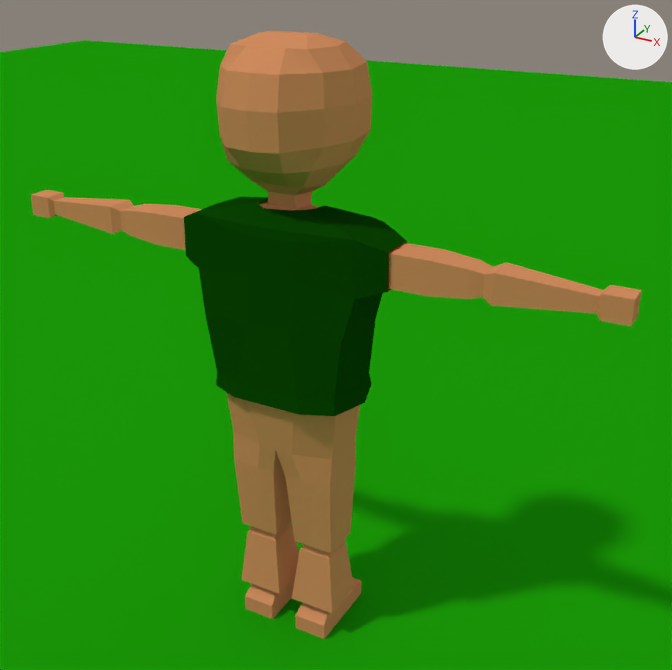
Two versions of the Blender file player.blend, one commit apart.
Before and after are seen from a camera (50 mm lens) standing at (7.5, -12.37, 11.93) and looking at (0.52, 0.33, 5.58). Lighting does not change. The marker at upper right points along +X, +Y and +Z.

In view in the first picture: 'Plane', 'Shirt', 'model_player_v4'.
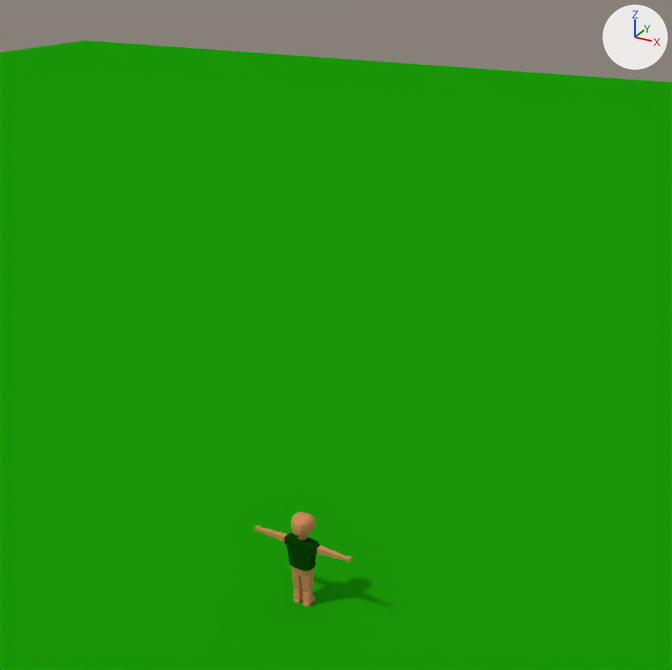
Commit message: Fix player scale

Changed parts and their boxes [x1, y1, x2, y2] in the pictures (672 x 670 px):
'model_player_v4', rescaled (84% narrower, 84% shorter)
    before: [31, 31, 642, 639]
    after: [255, 512, 351, 607]
'Shirt', moved, rescaled (83% narrower, 82% shorter)
    before: [184, 197, 407, 416]
    after: [284, 533, 320, 571]

The change in detail:
Object 'model_player_v4' (ob_model_player_v4) is rescaled from (5.16, 5.16, 5.16) to (0.973, 0.973, 0.973).
Object 'Shirt' (ob_shirt) moves from (-0.01, -0.23, 7.94) to (0.0, -0.04, 1.5).
Object 'Shirt' (ob_shirt) is rescaled from (1.0, 1.0, 1.0) to (0.188, 0.188, 0.188).
